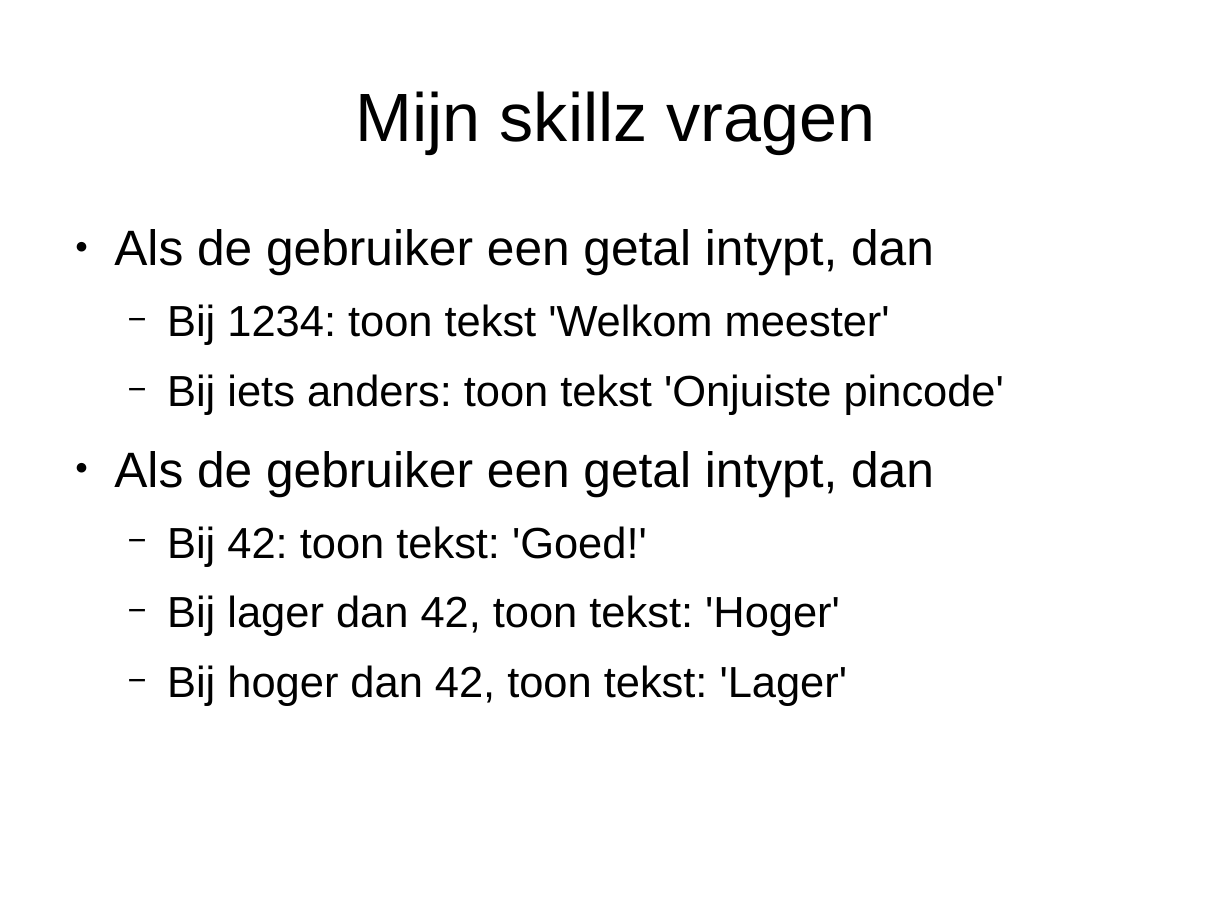
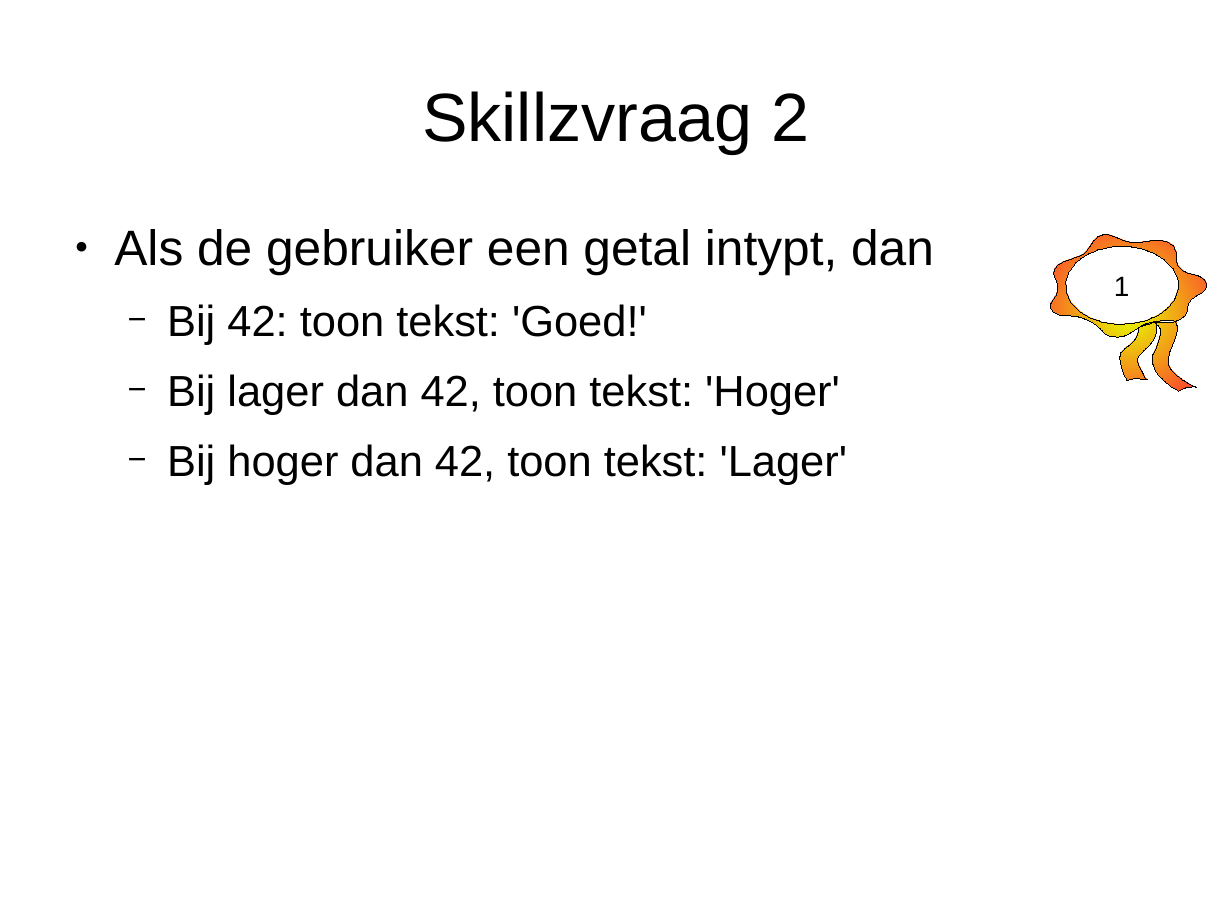
Before and after one commit to djog/arduino_cursus, a slide deck: slide 12 of Presentaties/Programmeren1.odp (slide 11 before the commit). Drawn at 1232x924 pixels with LibreOffice and Linux fonts; fonts in the diff are those of the drawing. Boxes give left, top, right and bottom in pixels: in the first picture for what was removed or moved away, otherwise in the second. Text is boxed around its words. In the diff, an @@ line names an element or a change of style, - is before the commit and + after.

Commit message:
EOD

```diff
--- a/Presentaties/Programmeren1.odp
+++ b/Presentaties/Programmeren1.odp
@@ title at [422, 91, 809, 153]: text changed @@
-Mijn skillz vragen
+Skillzvraag 2
@@ text "Als de gebruiker een getal ..." at [114, 229, 934, 485]: highlight #FFFFFF to none @@
@@ text at [114, 229, 1004, 415]: paragraphs removed @@
-● Als de gebruiker een getal intypt, dan
-  − Bij 1234: toon tekst 'Welkom meester'
-  − Bij iets anders: toon tekst 'Onjuiste pincode'
@@ freeform shape added at [1051, 235, 1207, 391], fill gradient #E6FF00 to #FF3333, outline #000000 0 pt, 18 pt, text #000000 @@
+1
```
Also in this commit, not shown: 10 other slides changed, 5 slides added.
